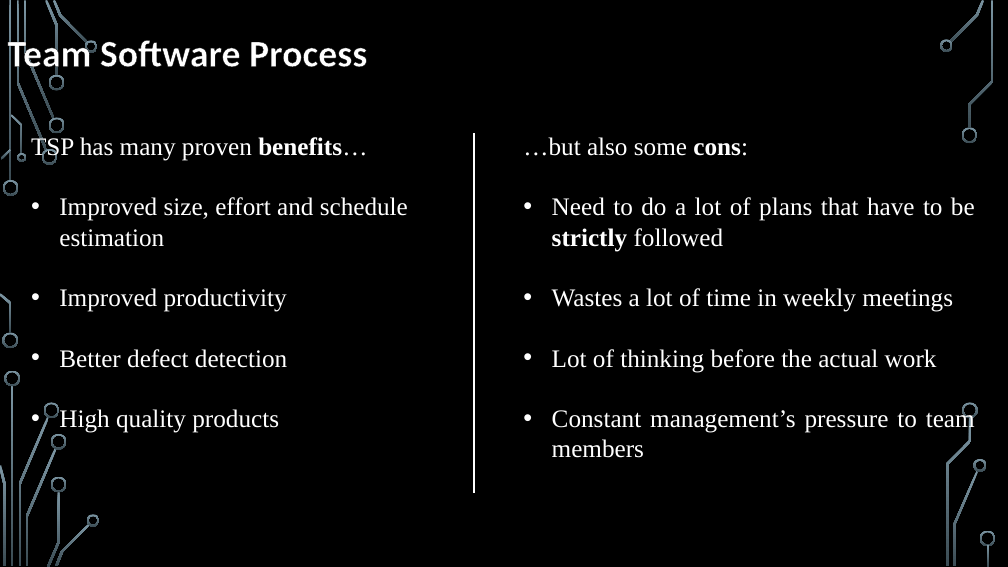
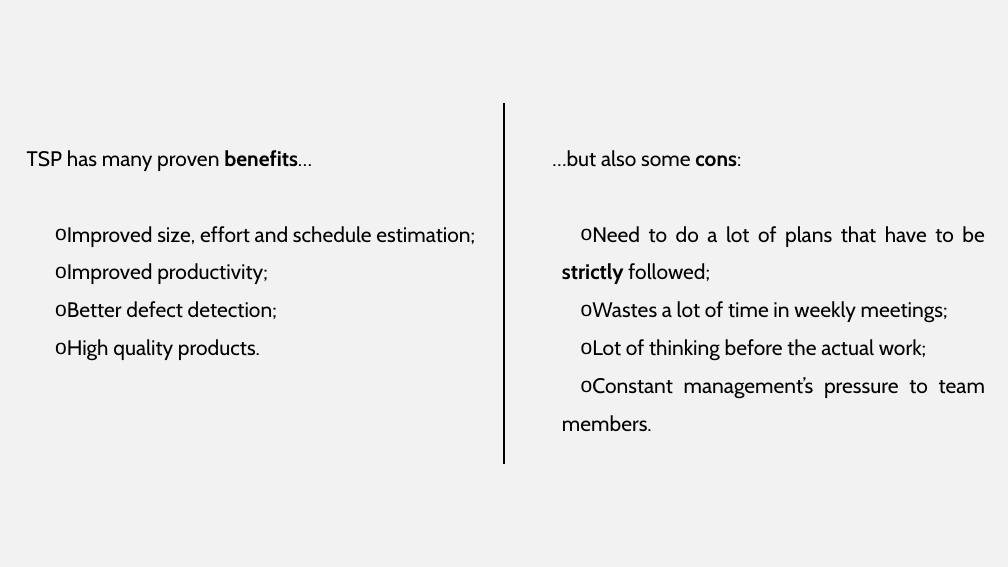
Before and after one commit to eduardamsc/FEUP-ESOF, a slide deck: slide 9 of Slide deck.pptx. Drawn at 1008x567 pixels with LibreOffice and Linux fonts; fonts in the diff are those of the drawing; background and template pictures are left out. Boxes give left, top, right and bottom in pixels: in the first picture for what was removed or moved away, otherwise in the second. Text is boxed around its words. In the diff, an @@ line names an element or a change of style, - is before the commit and + after.

```diff
--- a/Slide deck.pptx
+++ b/Slide deck.pptx
@@ background picture (left out) to #F2F2F2 @@
@@ title removed at [8, 35, 367, 76] @@
-Team Software Process
@@ line moved from (474, 133) - (474, 494) to (504, 104) - (504, 464) @@
@@ line (504, 104) - (504, 464): stroke #FFFFFF 1.75 pt to #000000 2.5 pt @@
@@ text "TSP has many proven benefits…": place and size @@
-text "TSP has many proven benefits…" at [31, 135, 408, 433]
+text "TSP has many proven benefits…" at [27, 150, 475, 361]
@@ text "…but also some cons:": place and size @@
-text "…but also some cons:" at [523, 137, 975, 458]
+text "…but also some cons:" at [552, 150, 985, 431]
@@ text at [27, 150, 312, 171]: size 24 to 20 pt, font Times New Roman to Cabin, text colour #FFFFFF to #000000 in "TSP has many proven benefits…"; indent changed; line spacing 1 to 1.5 @@
@@ text at [552, 150, 741, 167]: size 24 to 20 pt, font Times New Roman to Cabin, text colour #FFFFFF to #000000 in "…but also some cons:"; indent changed; line spacing 1 to 1.5 @@
@@ text at [67, 226, 475, 361]: text changed; size 24 to 20 pt; font Times New Roman to Cabin; text colour #FFFFFF to #000000 @@
-• Improved size, effort and schedule estimation
-• Improved productivity
-• Better defect detection
-• High quality products
+o Improved size, effort and schedule estimation;
+o Improved productivity;
+o Better defect detection;
+o High quality products.
@@ text at [562, 226, 985, 431]: text changed; size 24 to 20 pt; font Times New Roman to Cabin; text colour #FFFFFF to #000000 @@
-• Need to do a lot of plans that have to be strictly followed
-• Wastes a lot of time in weekly meetings
-• Lot of thinking before the actual work
-• Constant management’s pressure to team members
+o Need to do a lot of plans that have to be strictly followed;
+o Wastes a lot of time in weekly meetings;
+o Lot of thinking before the actual work;
+o Constant management’s pressure to team members.
@@ group removed at [0, 0, 996, 567]: 33 freeform shapes, 3 rectangles @@
```
Also in this commit, not shown: 9 other slides changed.
